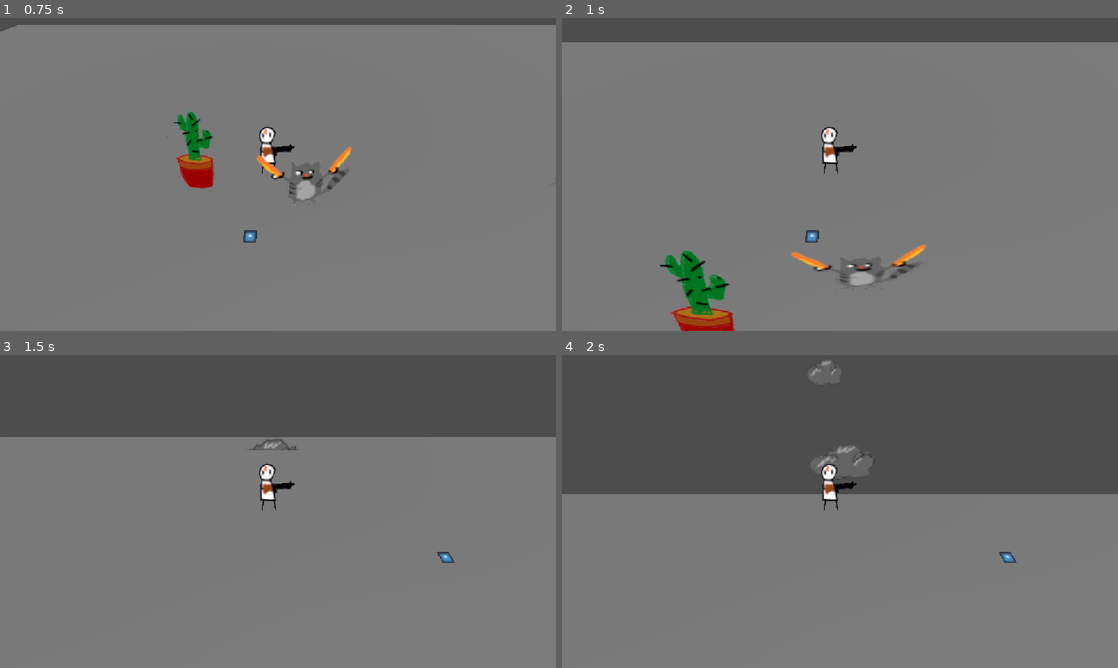
Above: before the commit, frames 1-4 (two rows, left to right).
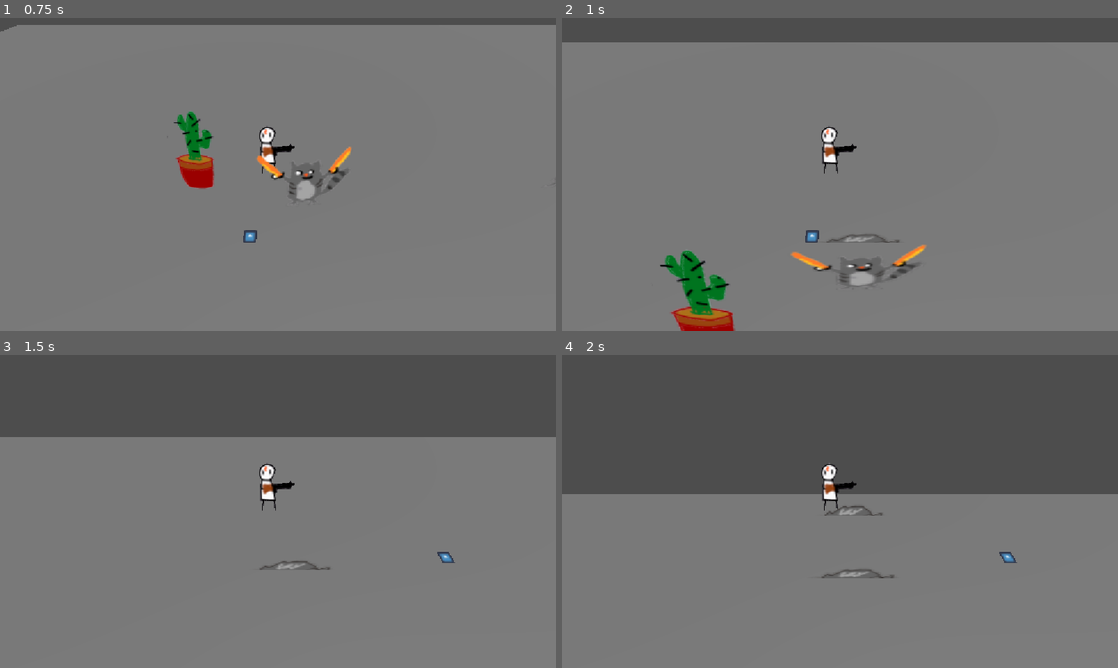
Above: after the commit, the same moments.

Repository: gmuGADIG/DEADSHOT
Game: Godot game, scene res://test_scenes/example_scene.tscn
Same seed, same stepped clock (60 frames per second), same inputs: the game is played once before the commit and once after it. This scene is started directly instead of the project's main scene. The engine's default icon, where the game draws it, is replaced by a stand-in: a white triangle on a blue panel in a dark square.
Inputs (mouse positions are in pixels of both pictures, inside the frame that each line leads up to):
- Up to frame 1 (0.75 s): move the mouse to (250, 237) at 0.52 s; press the mouse at (250, 237) at 0.53 s; hold W (move_up) from 0.53 s (still down)
- Up to frame 2 (1 s): keep holding W (move_up); tap E (interact) at 0.8 s
- Up to frame 3 (1.5 s): keep holding W (move_up); move the mouse to (444, 558) at 1.27 s; release the mouse at (444, 558) at 1.28 s; tap E (interact) at 1.35 s
- Up to frame 4 (2 s): keep holding W (move_up); click (1006, 558) at 1.55 s

Frame 1 is identical in both runs. In frame 2, 0.1% of the frame differs, in the area x 47-61%, y 69-72%; in frame 3, 0.2%; in frame 4, 0.5%, in the area x 44-60%, y 1-72%.

Commit message:
Fixed projectile for homing bird

Diff:
--- a/systems/attacking/hurtbox/hurtbox.gd
+++ b/systems/attacking/hurtbox/hurtbox.gd
@@ -10,5 +10,6 @@
 func hit(dmg: DamageInfo) -> bool:
 	if dmg.source not in allowed_damage_sources: return false
 
+	print(get_parent())
 	health_component.hurt(dmg.damage)
 	return true
--- a/world/enemy/bird_swarm/bird_swarm_enemy.gd
+++ b/world/enemy/bird_swarm/bird_swarm_enemy.gd
@@ -1,18 +1,19 @@
+class_name BirdSwarm
 extends EnemyBase
 
 var timer : float = 0.0;
+
+func fireHomingBird() -> void:
+	var homingBird: HomingBird = preload("res://world/enemy/bird_swarm/homing_bird.tscn").instantiate()
+	get_tree().current_scene.add_child(homingBird)
+	homingBird.fire(self,player.global_position - self.global_position)
 
 func hostile() -> void:
 	#spawn projectiles when closing in on player
 	timer += get_process_delta_time();
 
-	if(timer >= 0.5):
-		var bullet: Bullet = preload("res://world/enemy/bird_swarm/homing_bird.tscn").instantiate();
-		get_tree().current_scene.add_child(bullet);
-		var dir: Vector3 = player.global_position - self.global_position;
-		dir.y = 0;
-		dir = dir.normalized();
-		bullet.fire(self, dir);
+	if(timer >= 0.9):
+		fireHomingBird()
 		timer = 0;
 	set_movement_target(player.global_position);
 	should_move = not is_close_to_destination();
--- /dev/null
+++ b/world/enemy/bird_swarm/homing_bird.gd
@@ -0,0 +1,31 @@
+class_name HomingBird
+extends Bullet
+
+@export var homingBirdSpeed: float = 6.0
+var home_direction: Vector3
+
+func _ready() -> void:
+	area_entered.connect(_on_area_entered)
+
+
+func fire(gun: Node3D, direction: Vector3) -> void:
+	global_position = gun.global_position
+	velocity = direction * homingBirdSpeed
+# Called when the node enters the scene tree for the first time.
+
+# Called every frame. 'delta' is the elapsed time since the previous frame.
+func _process(delta: float) -> void:
+	home_direction = Player.instance.global_position - self.global_position;
+	velocity = home_direction * homingBirdSpeed
+	global_position.x += velocity.x * delta
+	global_position.z += velocity.z * delta
+
+func _on_area_entered(area: Area3D) -> void:
+	print(area)
+	if area is Hurtbox:
+		var hurtbox : Hurtbox = area
+		var dmg := DamageInfo.new(atk_damage, atk_source, atk_knockback, velocity.normalized())
+		var did_damage := hurtbox.hit(dmg)
+
+		if did_damage:
+			queue_free()
--- a/world/enemy/bird_swarm/homing_bird.tscn
+++ b/world/enemy/bird_swarm/homing_bird.tscn
@@ -1,11 +1,12 @@
 [gd_scene load_steps=4 format=3 uid="uid://dbt7qhhjoclsd"]
 
 [ext_resource type="Texture2D" uid="uid://d3sodqao5sedc" path="res://temp_art/gartic/rock.png" id="1_oi4u5"]
-[ext_resource type="Script" uid="uid://bykjiyhskge1i" path="res://world/player/weapon/bullet/player_bullet.gd" id="1_somxi"]
+[ext_resource type="Script" uid="uid://b8cl6iejhmufr" path="res://world/enemy/bird_swarm/homing_bird.gd" id="1_somxi"]
 
 [sub_resource type="SphereShape3D" id="SphereShape3D_somxi"]
 
 [node name="HomingBird" type="Area3D"]
+collision_mask = 3
 script = ExtResource("1_somxi")
 atk_damage = 1
 atk_source = 1
--- a/world/player/player.tscn
+++ b/world/player/player.tscn
@@ -56,7 +56,6 @@
 [node name="HurtboxComponent" type="Area3D" parent="." node_paths=PackedStringArray("health_component")]
 script = ExtResource("7_d3e1v")
 health_component = NodePath("HealthComponent")
-allowed_damage_sources = Array[int]([1, 2])
 metadata/_custom_type_script = "uid://lxg83i28nlul"
 
 [node name="CollisionShape3D" type="CollisionShape3D" parent="HurtboxComponent"]
@@ -65,4 +64,3 @@
 
 [node name="HealthComponent" type="Node" parent="HurtboxComponent"]
 script = ExtResource("6_thypd")
-metadata/_custom_type_script = "uid://do5vs8m1law7o"
Not shown, added: world/enemy/bird_swarm/homing_bird.gd.uid
Not shown: 1 places in world/player/player.tscn that only renumber resources
